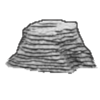
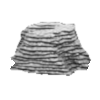
Comparing the layer stacks of the two 100 × 100 images. Changes:
hid "line" over [7, 19, 95, 62]
painted on "Pasted Layer" over [5, 19, 100, 77]
